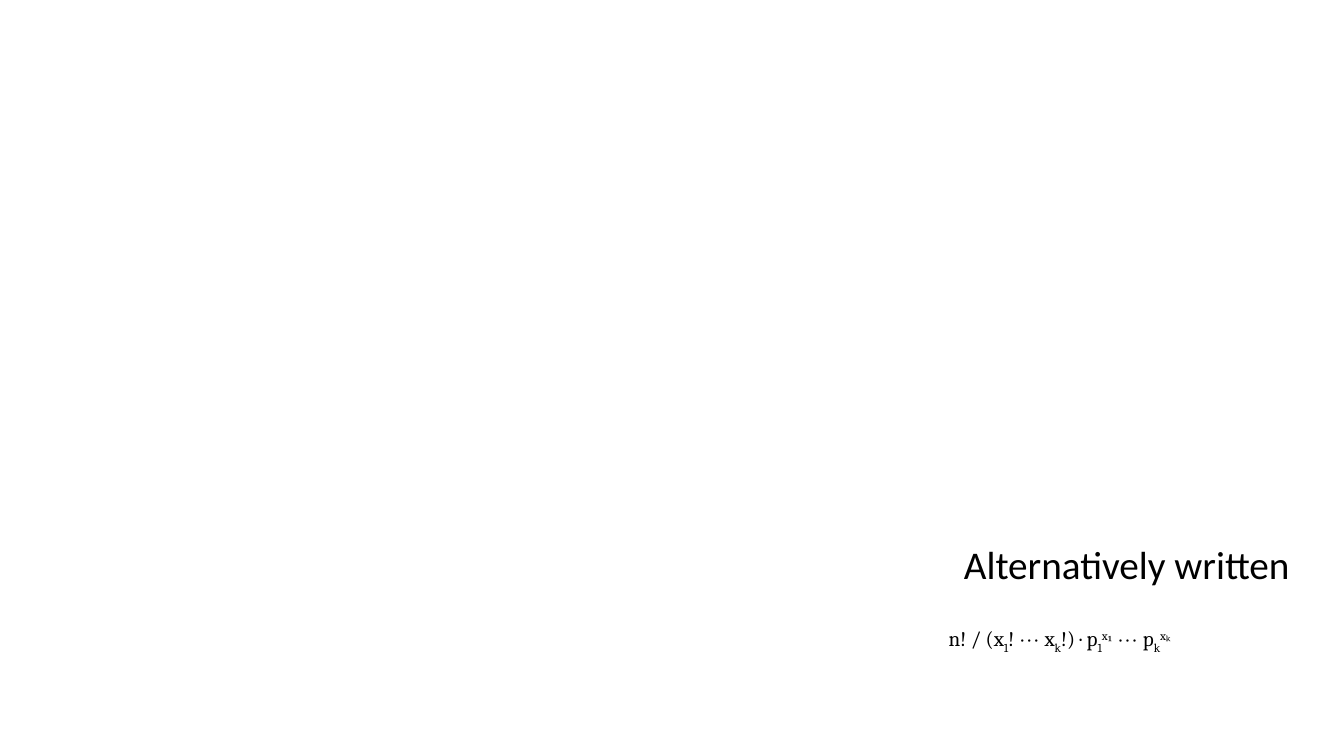
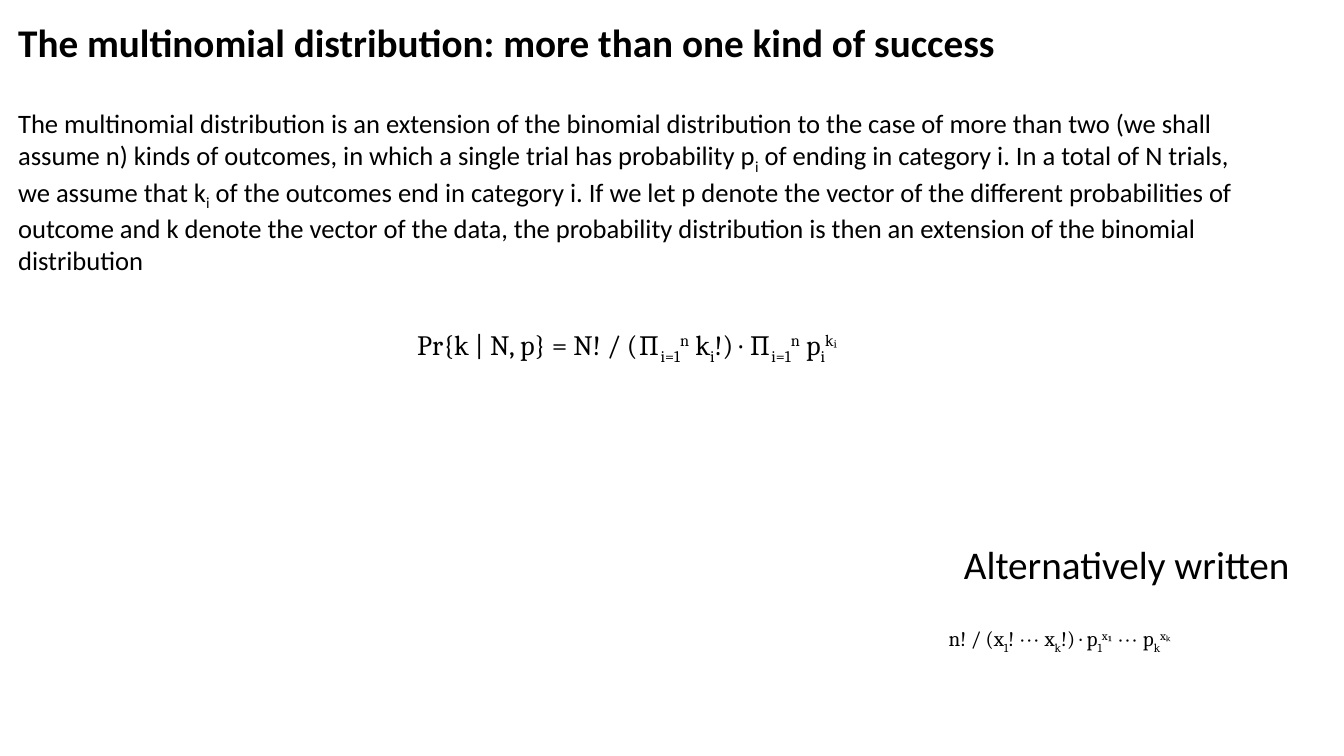
Before and after one commit to taaltree/FW536, a slide deck: slide 22 of Day1_Probability/FW536_Day1_Afternoon Distributions I_accessible.pptx. Drawn at 1344x756 pixels with LibreOffice and Linux fonts; fonts in the diff are those of the drawing; background and template pictures are left out. Boxes give left, top, right and bottom in pixels: in the first picture for what was removed or moved away, otherwise in the second. Text is boxed around its words. In the diff, an @@ line names an element or a change of style, - is before the commit and + after.

```diff
--- a/Day1_Probability/FW536_Day1_Afternoon Distributions I_accessible.pptx
+++ b/Day1_Probability/FW536_Day1_Afternoon Distributions I_accessible.pptx
@@ text added at <box>18,29,994,58</box>, 28 pt, text #000000, bold @@
+The multinomial distribution: more than one kind of success
@@ text added at <box>18,113,1231,271</box>, 19 pt, text #000000 @@
+The multinomial distribution is an extension of the binomial distribution to the case of more than two (we shall assume n) kinds of outcomes, in which a single trial has probability pi of ending in category i. In a total of N trials, we assume that ki of the outcomes end in category i. If we let p denote the vector of the different probabilities of outcome and k denote the vector of the data, the probability distribution is then an extension of the binomial distribution
@@ text added at <box>417,335,800,362</box>, 20 pt, text #000000 @@
+Pr{k | N, p} = N! / (∏i=1n ki!) · ∏i=1n pikᵢ
```
Also in this commit, not shown: 5 other slides changed.
